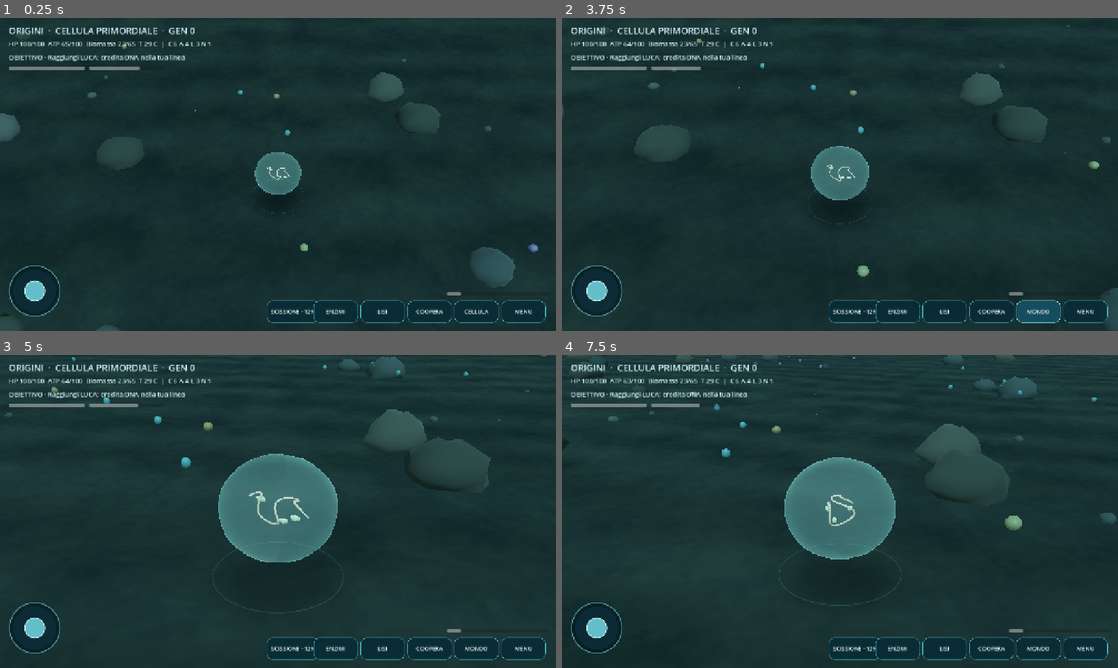
Above: before the commit, frames 1-4 (two rows, left to right).
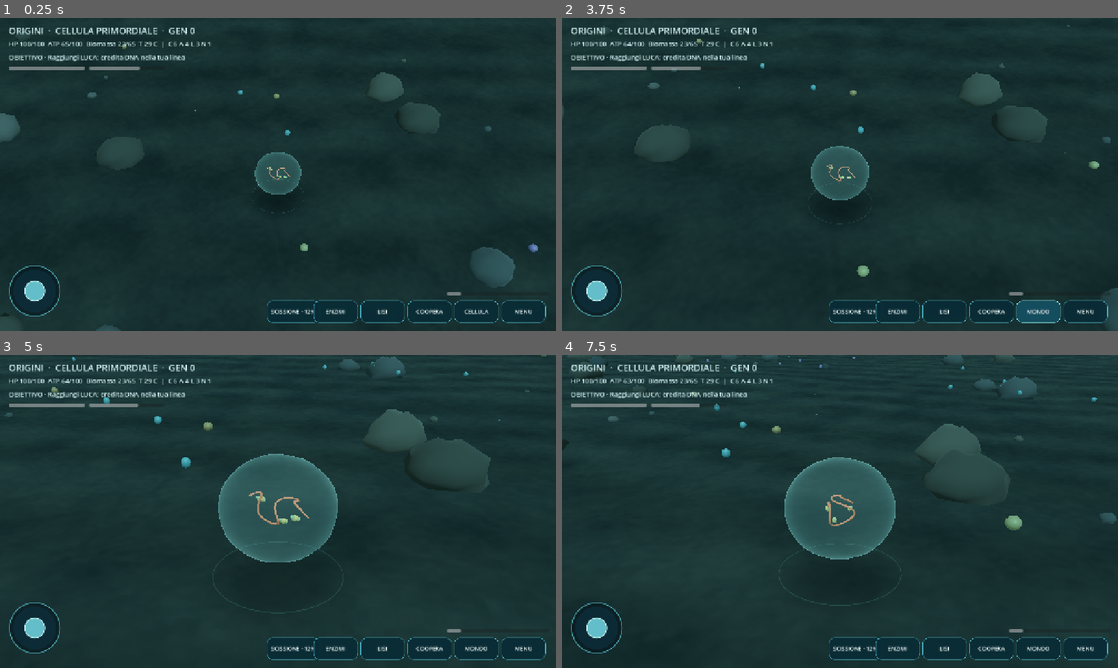
Above: after the commit, the same moments.

Repository: scorbetta17-gif/Origini
Game: Godot game, scene res://scenes/Main.tscn
Two runs of this game, one before a commit and one after it. Both use one fixed random seed, a clock stepped at 60 frames per second and the inputs below.
Inputs (mouse positions are in pixels of both pictures, inside the frame that each line leads up to):
- Up to frame 1 (0.25 s): no input
- Up to frame 2 (3.75 s): click "SCISSIONE · 12%" at 0.5 s; click "ENZIMI" at 1.25 s; click "LISI" at 2 s; click "COOPERA" at 2.75 s; click "CELLULA" at 3.5 s
- Up to frame 3 (5 s): move the mouse to (400, 495) at 4.27 s; hold D from 4.28 s (still down); click (400, 495) at 4.42 s
- Up to frame 4 (7.5 s): release D at 5 s; drag from (728, 527) to (812, 574) at 5.02 s; move the mouse to (895, 442) at 5.77 s; hold D 5.78-6.5 s; drag from (812, 574) to (673, 464) at 6.52 s; move the mouse to (1006, 558) at 7.27 s; hold A from 7.28 s (still down)

The runs differ from the first frame. In frame 1, 0.6% of the frame differs, in the area x 46-54%, y 44-56%; in frame 2, 1.0%; in frame 3, 3.3%; in frame 4, 3.6%, in the area x 41-59%, y 34-65%.

Commit message:
Tune Blender cell glTF optical properties: translucent cytosol and distinct RNA/enzyme materials

Diff:
--- a/src/cell_visual.gd
+++ b/src/cell_visual.gd
@@ -143,11 +143,26 @@
     shell_mat.shader = MEMBRANE_SHADER
     shell_mat.set_shader_parameter("membrane_tint",tint.lerp(Color(.62,.69,.61),clampf(thermal*.06,0,.35)))
     shell_mat.set_shader_parameter("rim_tint",tint.lightened(.18))
-    shell_mat.set_shader_parameter("opacity",.22 if primitive else .27)
+    shell_mat.set_shader_parameter("opacity",.11 if primitive else .16)
     shell_mat.set_shader_parameter("membrane_motion",.009)
-    shell_mat.set_shader_parameter("internal_scattering",.45 if primitive else .55)
+    shell_mat.set_shader_parameter("internal_scattering",.28 if primitive else .36)
     membrane.material_override = shell_mat
     membrane.cast_shadow = GeometryInstance3D.SHADOW_CASTING_SETTING_OFF
+    # GlTF source keeps geometric form; Godot controls all gameplay optical values.
+    # Overriding imported opaque materials ensures the RNA remains legible.
+    var cytosol_mesh: MeshInstance3D = core.find_child("Cytosol",true,false) as MeshInstance3D
+    if cytosol_mesh != null:
+        cytosol_mesh.material_override = _mat(tint.darkened(.26),.045,.95)
+        cytosol_mesh.cast_shadow = GeometryInstance3D.SHADOW_CASTING_SETTING_OFF
+    var rna_mesh: MeshInstance3D = core.find_child("SingleStrand_RNA",true,false) as MeshInstance3D
+    if rna_mesh != null:
+        rna_mesh.material_override = _mat(Color(.82,.43,.31),1.0,.63)
+    for index in range(1,4):
+        var prefix: String = "Autocatalytic_%02d_" % index
+        for sub in range(1,4):
+            var enzyme_mesh: MeshInstance3D = core.find_child(prefix+("%02d" % sub),true,false) as MeshInstance3D
+            if enzyme_mesh != null:
+                enzyme_mesh.material_override = _mat(Color(.77,.65,.38) if sub == 1 else Color(.58,.65,.48),1.0,.76)
     interior = core.find_child("InteriorAssembly",true,false) as Node3D
     if interior == null:
         interior = Node3D.new()
